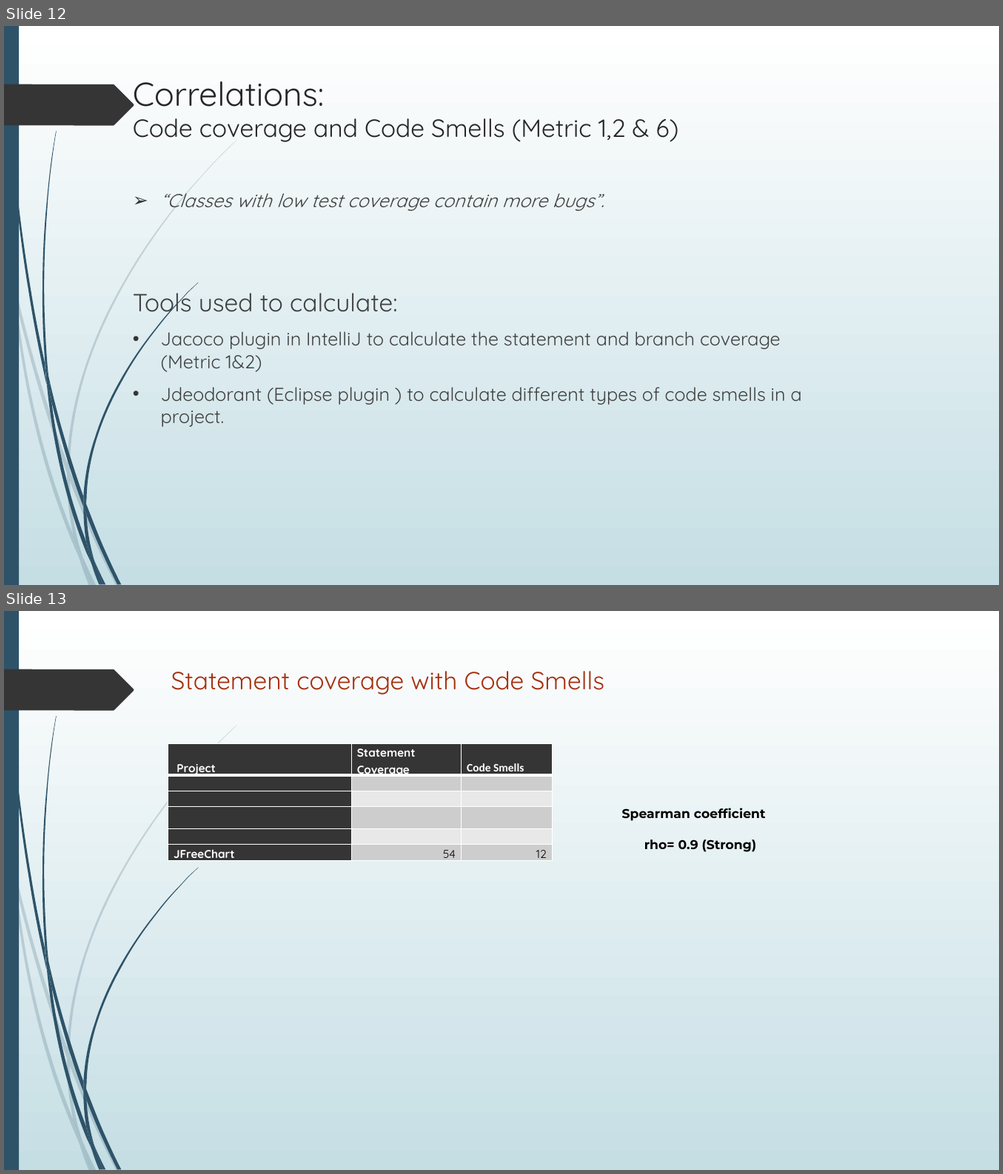
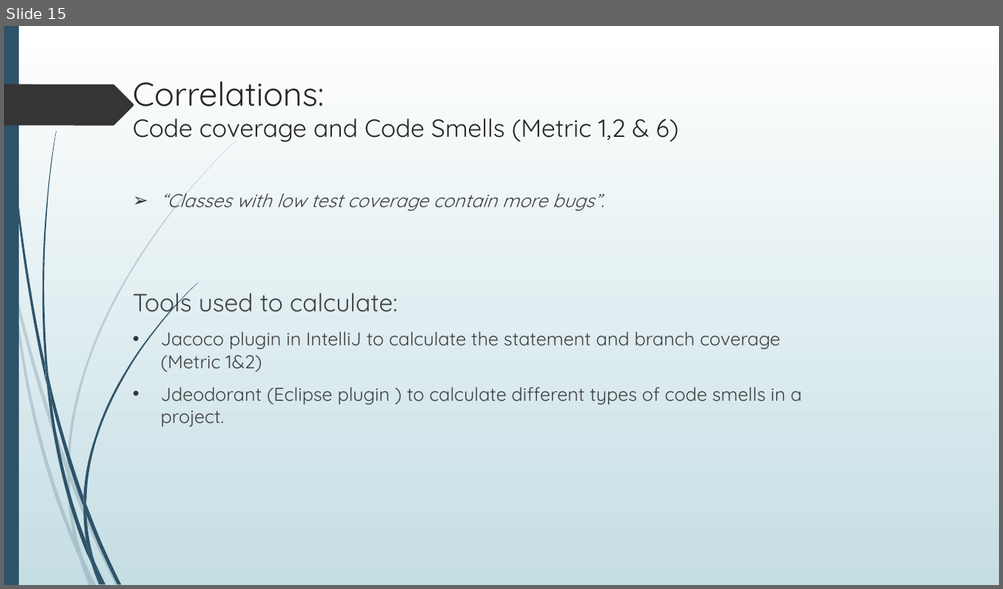
Before and after one commit to Shivamnautiyal20/SOEN6611_Project_Group_C, a slide deck: Documents/TeamC-Project presentation-SOEN 6611 .pptx. Shown one above the other, each under a label of ours: slides 12 and 13 before the commit, slide 15 after it. The pictures are 1003x1174 and 1003x589 pixels, drawn with LibreOffice and Linux fonts; fonts in the diff are those of the drawing. Boxes give left, top, right and bottom in pixels: in the first picture for what was removed or moved away, otherwise in the second. Text is boxed around its words. In the diff, an @@ line names an element or a change of style, - is before the commit and + after.

Commit message:
Updated ppt with JFree chart data

```diff
--- a/Documents/TeamC-Project presentation-SOEN 6611 .pptx
+++ b/Documents/TeamC-Project presentation-SOEN 6611 .pptx
@@ slide 13 removed at [4,611,999,1170], background gradient #FFFFFF to #C5DEE5; not listed: 24 template elements that a slide beside it also shows @@
@@ text removed at [171,671,604,695] @@
-Statement coverage with Code Smells
@@ table removed at [168,743,552,865], 6 rows, 3 columns @@
-Project | Statement Coverage | Code Smells
- |  | 
- |  | 
- |  | 
- |  | 
-JFreeChart | 54 | 12
@@ table removed at [621,743,780,874], 3 rows, 1 columns @@
-Spearman coefficient
-rho= 0.9 (Strong)
-
@@ what was slide 12 is now slide 15 @@
```
Also in this commit, not shown: 3 slides changed, 6 slides added, 1 other slide removed, 3 other files.
